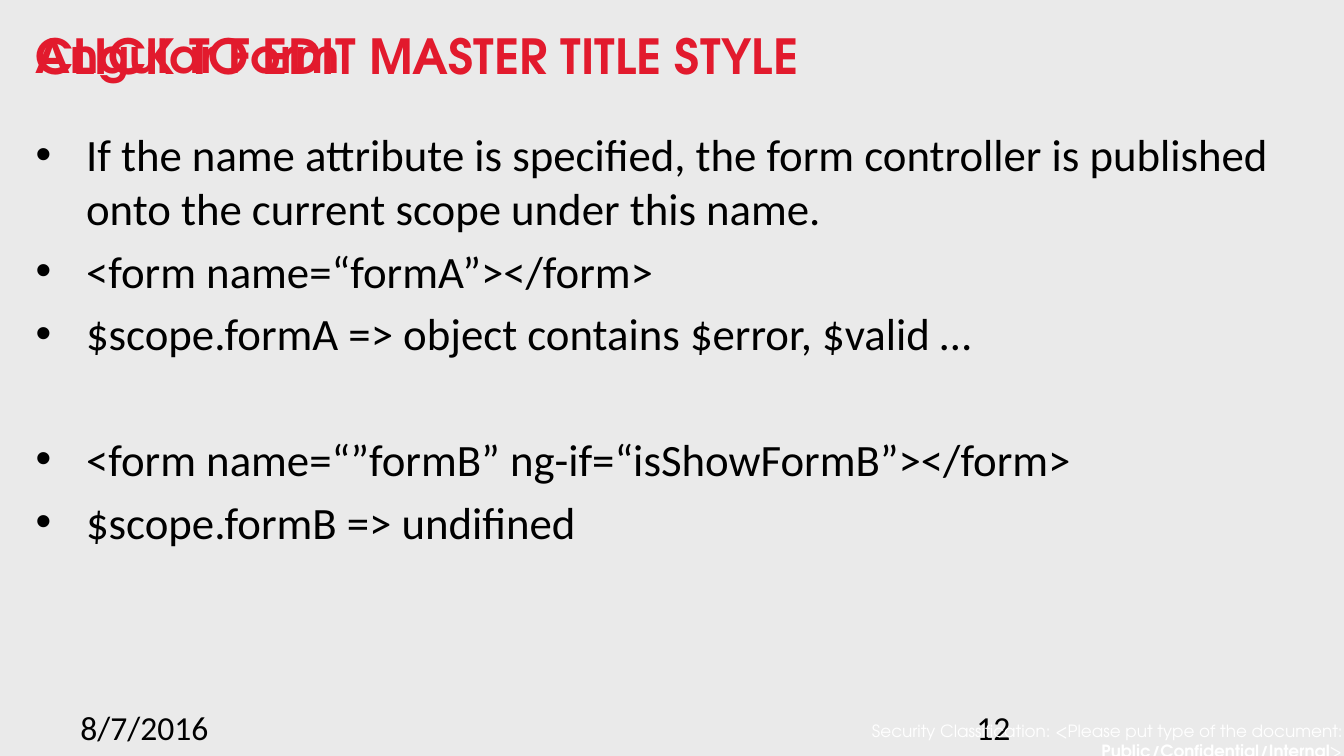
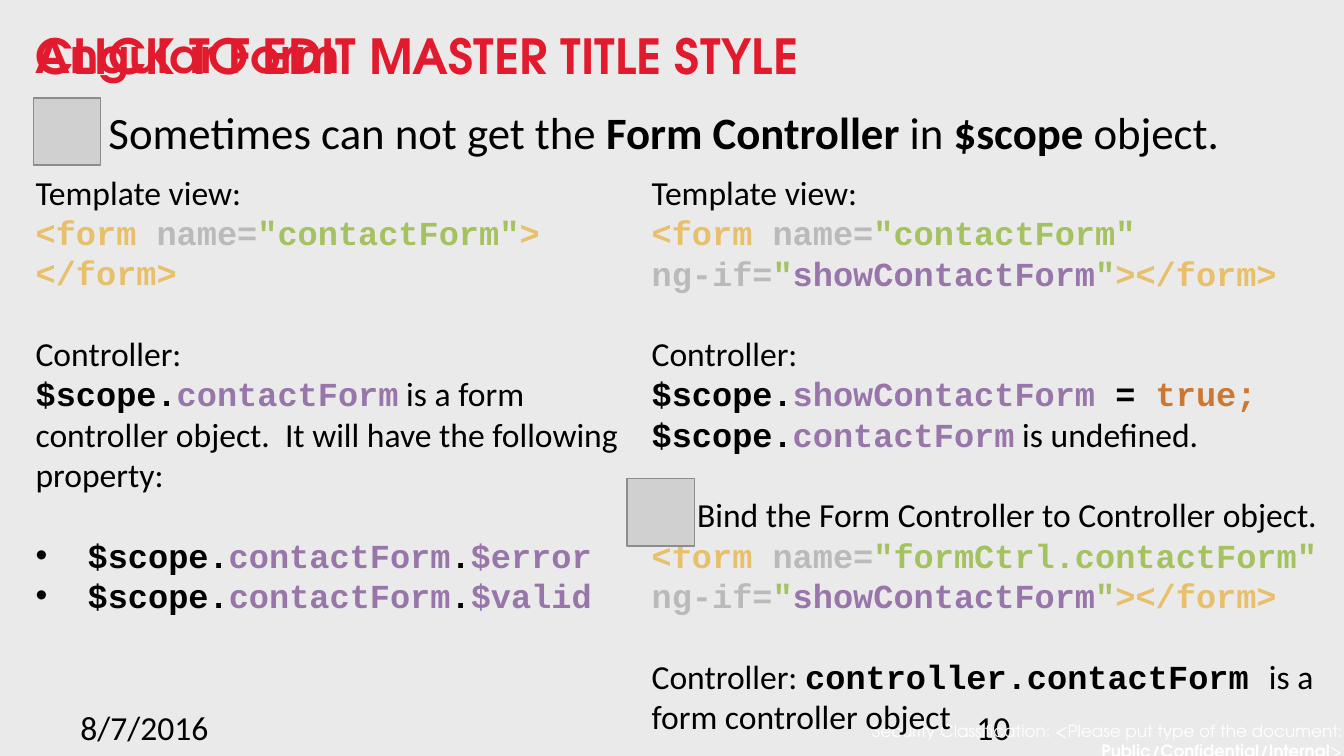
Before and after one commit to nnsan/angular_best_practice, a slide deck: slide 10 of Angular best practice.pptx (slide 12 before the commit). Drawn at 1344x756 pixels with LibreOffice and Linux fonts; fonts in the diff are those of the drawing; grey boxes stand for pictures; background and template pictures are left out. Boxes give left, top, right and bottom in pixels: in the first picture for what was removed or moved away, otherwise in the second. Text is boxed around its words. In the diff, an @@ line names an element or a change of style, - is before the commit and + after.

```diff
--- a/Angular best practice.pptx
+++ b/Angular best practice.pptx
@@ picture added at [34,98,101,165] @@
@@ text at [108,117,1219,157]: text changed @@
-• If the name attribute is specified, the form controller is published onto the current scope under this name.
-• <form name=“formA”></form>
-• $scope.formA => object contains $error, $valid …
-• <form name=“”formB” ng-if=“isShowFormB”></form>
-• $scope.formB => undifined
+Sometimes can not get the Form Controller in $scope object.
@@ text added at [36,181,617,615], 18 pt, text #000000, bold @@
+Template view:
+<form name="contactForm">
+</form>
+Controller:
+$scope.contactForm is a form controller object. It will have the following property:
+• $scope.contactForm.$error
+• $scope.contactForm.$valid
@@ text added at [652,181,1317,735], 18 pt, text #000000, bold @@
+Template view:
+<form name="contactForm"
+ng-if="showContactForm"></form>
+Controller:
+$scope.showContactForm = true;
+$scope.contactForm is undefined.
+Bind the Form Controller to Controller object.
+<form name="formCtrl.contactForm" ng-if="showContactForm"></form>
+Controller: controller.contactForm is a form controller object
@@ picture added at [628,478,695,546] @@
@@ page number at [976,718,1010,741]: text changed @@
-12
+10
```
Also in this commit, not shown: 9 other slides changed, 2 slides removed.
